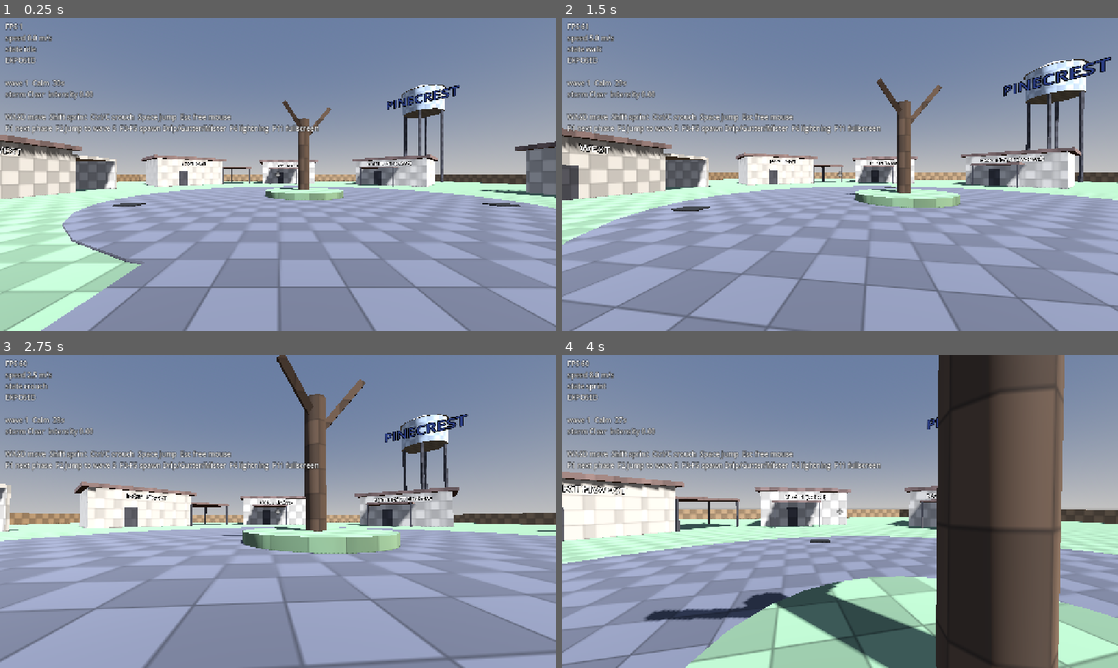
Above: before the commit, frames 1-4 (two rows, left to right).
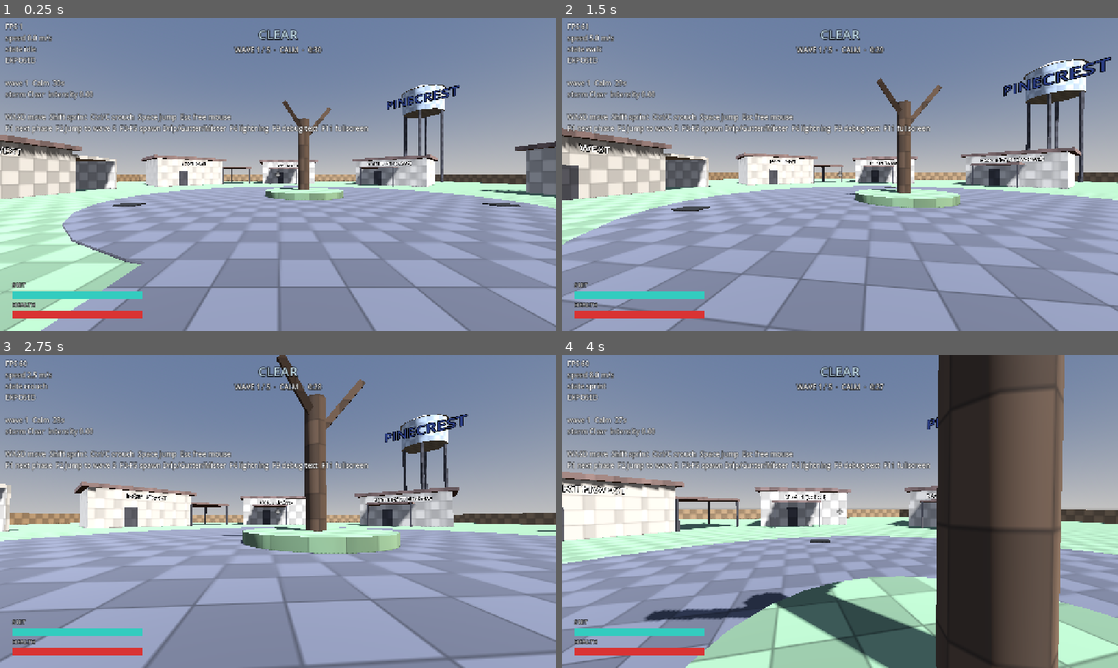
Above: after the commit, the same moments.

Repository: SamuelGrady/fallout-forecast
Game: Godot game, scene res://main.tscn
The game is run twice, just before and just after one commit, with the same random seed, the same clock (stepped at 60 frames per second) and the same inputs.
Inputs (mouse positions are in pixels of both pictures, inside the frame that each line leads up to):
- Up to frame 1 (0.25 s): no input
- Up to frame 2 (1.5 s): tap Enter at 0.5 s; move the mouse to (867, 174) at 0.52 s; hold Ctrl (crouch) 0.53-1.28 s; hold W (move_forward) from 0.53 s (still down); tap Space (jump) at 0.77, 1.07 s; tap Shift (sprint) at 0.8, 1.35 s; move the mouse to (812, 174) at 1.27 s
- Up to frame 3 (2.75 s): keep holding W (move_forward); tap Space (jump) at 1.52, 1.55, 1.82, 2.1 s; move the mouse to (289, 505) at 2.02 s; hold Ctrl (crouch) from 2.03 s (still down)
- Up to frame 4 (4 s): keep holding W (move_forward); move the mouse to (834, 517) at 2.77 s; release Ctrl (crouch) at 2.78 s; tap Ctrl (crouch) at 2.85 s; tap Space (jump) at 3.02, 3.32, 3.77, 3.8 s; tap Shift (sprint) at 3.05 s; move the mouse to (878, 514) at 3.52 s; hold Shift (sprint) from 3.53 s (still down)

The runs differ from the first frame. In frame 1, 1.9% of the frame differs, in the area x 2-67%, y 3-96%; in frame 2, 1.9%; in frame 3, 1.9%; in frame 4, 1.9%.

Commit message:
Add run HUD: health/suit bars, EXPOSED warning, storm/wave/timer, teammate cards, weapon slot; F9 hides debug text

Diff:
--- a/main.tscn
+++ b/main.tscn
@@ -7,6 +7,8 @@
 [ext_resource type="Script" path="res://weather/lightning_fx.gd" id="4_272bh"]
 [ext_resource type="PackedScene" path="res://ui/debug_hud.tscn" id="5_4c57u"]
 [ext_resource type="Script" path="res://enemies/enemy_spawner.gd" id="5_7mycd"]
+[ext_resource type="PackedScene" path="res://ui/hud.tscn" id="7_kek77"]
+[ext_resource type="Script" path="res://ui/hud.gd" id="8_4c57u"]
 
 [node name="Main" type="Node3D" unique_id=678177633]
 script = ExtResource("1_7mycd")
@@ -26,4 +28,7 @@
 [node name="Enemies" type="Node3D" parent="." unique_id=266724862]
 script = ExtResource("5_7mycd")
 
+[node name="HUD" type="CanvasLayer" parent="." unique_id=1209170969 instance=ExtResource("7_kek77")]
+script = ExtResource("8_4c57u")
+
 [node name="DebugHUD" parent="." unique_id=1779811462 instance=ExtResource("5_4c57u")]
--- a/ui/debug_hud.gd
+++ b/ui/debug_hud.gd
@@ -1,7 +1,13 @@
 extends CanvasLayer
-## Graybox debug readout: FPS, speed, movement state, shelter state.
+## Graybox debug readout: FPS, speed, movement state, shelter state, weather.
+## F9 toggles it.
 
 @onready var info: Label = $Info
+
+
+func _unhandled_input(event: InputEvent) -> void:
+	if event is InputEventKey and event.pressed and not event.echo and event.keycode == KEY_F9:
+		visible = not visible
 
 
 func _process(_delta: float) -> void:
@@ -10,7 +16,7 @@
 		info.text = "no local player"
 		return
 	var speed := Vector2(player.velocity.x, player.velocity.z).length()
-	info.text = "FPS %d\nspeed %.1f m/s\nstate %s\n%s\n\nwave %d  %s  %ds\nstorm %s  intensity %.2f\n\nWASD move  Shift sprint  Ctrl/C crouch  Space jump  Esc free mouse\nF1 next phase  F2 jump to wave 5  F3-F5 spawn Drip/Gutter/Mister  F6 lightning  F11 fullscreen" % [
+	info.text = "FPS %d\nspeed %.1f m/s\nstate %s\n%s\n\nwave %d  %s  %ds\nstorm %s  intensity %.2f\n\nWASD move  Shift sprint  Ctrl/C crouch  Space jump  Esc free mouse\nF1 next phase  F2 jump to wave 5  F3-F5 spawn Drip/Gutter/Mister  F6 lightning  F9 debug text  F11 fullscreen" % [
 		Engine.get_frames_per_second(),
 		speed,
 		player.get_move_state(),
--- a/ui/debug_hud.tscn
+++ b/ui/debug_hud.tscn
@@ -12,22 +12,3 @@
 offset_bottom = 8.0
 theme_override_colors/font_outline_color = Color(0, 0, 0, 1)
 theme_override_constants/outline_size = 4
-
-[node name="Crosshair" type="Label" parent="." unique_id=360037268]
-anchors_preset = 8
-anchor_left = 0.5
-anchor_top = 0.5
-anchor_right = 0.5
-anchor_bottom = 0.5
-offset_left = -5.0
-offset_top = -11.5
-offset_right = 5.0
-offset_bottom = 11.5
-grow_horizontal = 2
-grow_vertical = 2
-theme_override_font_sizes/font_size = 24
-theme_override_colors/font_outline_color = Color(0, 0, 0, 1)
-theme_override_constants/outline_size = 4
-text = "+"
-horizontal_alignment = 1
-vertical_alignment = 1
--- /dev/null
+++ b/ui/hud.gd
@@ -0,0 +1,100 @@
+extends CanvasLayer
+## Run HUD (design doc "UI and game flow"):
+## - bottom left: health and suit integrity bars, EXPOSED warning that flashes in rain
+## - bottom right: weapon and ammo (shown once the player has them)
+## - top center: storm state, wave number and phase timer
+## - left edge: one card per teammate with name, health, suit, downed/Turned state
+##
+## It reads plain properties off Player nodes and falls back to defaults when
+## a property doesn't exist yet: health, max_health, suit_integrity,
+## display_name, state ("ok", "downed", "turned"), weapon_name, ammo, max_ammo.
+## Week 3 restyles it with the pixel font.
+
+const TeammateCard := preload("res://ui/teammate_card.tscn")
+
+const STORM_COLORS := [Color(0.75, 0.85, 0.9), Color(0.6, 0.8, 1.0), Color(0.45, 0.6, 1.0), Color(0.5, 1.0, 0.35)]
+
+@onready var health_bar: ProgressBar = %HealthBar
+@onready var suit_bar: ProgressBar = %SuitBar
+@onready var exposed_label: Label = %ExposedLabel
+@onready var storm_label: Label = %StormLabel
+@onready var wave_label: Label = %WaveLabel
+@onready var weapon_label: Label = %WeaponLabel
+@onready var ammo_label: Label = %AmmoLabel
+@onready var teammates: VBoxContainer = %Teammates
+
+var _cards := {}
+var _time := 0.0
+
+
+func _process(delta: float) -> void:
+	_time += delta
+	var player := get_tree().get_first_node_in_group("local_player")
+	_update_storm()
+	if player == null:
+		return
+	_update_vitals(player)
+	_update_weapon(player)
+	_update_teammates(player)
+
+
+func _update_storm() -> void:
+	storm_label.text = WeatherManager.storm_name().to_upper()
+	storm_label.modulate = STORM_COLORS[WeatherManager.storm_state]
+	var seconds := ceili(WeatherManager.phase_time_left)
+	wave_label.text = "WAVE %d / %d  ·  %s  ·  %d:%02d" % [
+		WeatherManager.wave, WeatherManager.FINAL_WAVE, WeatherManager.phase_name().to_upper(),
+		seconds / 60, seconds % 60]
+
+
+func _update_vitals(player: Node) -> void:
+	health_bar.max_value = _num(player, "max_health", 100.0)
+	health_bar.value = _num(player, "health", health_bar.max_value)
+	suit_bar.value = _num(player, "suit_integrity", 100.0)
+	var exposed_in_rain: bool = player.get("exposed") != false and WeatherManager.is_raining()
+	exposed_label.visible = exposed_in_rain
+	if exposed_in_rain:
+		exposed_label.modulate.a = 0.55 + 0.45 * sin(_time * 8.0)
+
+
+func _update_weapon(player: Node) -> void:
+	var weapon = player.get("weapon_name")
+	weapon_label.visible = weapon != null
+	ammo_label.visible = weapon != null and player.get("ammo") != null
+	if weapon != null:
+		weapon_label.text = str(weapon).to_upper()
+	if ammo_label.visible:
+		var max_ammo = player.get("max_ammo")
+		ammo_label.text = str(player.get("ammo")) + ("" if max_ammo == null else " / %s" % max_ammo)
+
+
+func _update_teammates(local: Node) -> void:
+	var seen := {}
+	for other in get_tree().get_nodes_in_group("players"):
+		if other == local:
+			continue
+		seen[other] = true
+		if not _cards.has(other):
+			var card := TeammateCard.instantiate()
+			teammates.add_child(card)
+			_cards[other] = card
+		var c: Control = _cards[other]
+		var display = other.get("display_name")
+		c.get_node("%Name").text = str(display if display != null else other.name).to_upper()
+		var hp: ProgressBar = c.get_node("%Health")
+		hp.max_value = _num(other, "max_health", 100.0)
+		hp.value = _num(other, "health", hp.max_value)
+		(c.get_node("%Suit") as ProgressBar).value = _num(other, "suit_integrity", 100.0)
+		var state := str(other.get("state")) if other.get("state") != null else "ok"
+		var state_label: Label = c.get_node("%State")
+		state_label.visible = state != "ok"
+		state_label.text = state.to_upper()
+	for gone in _cards.keys():
+		if not seen.has(gone):
+			_cards[gone].queue_free()
+			_cards.erase(gone)
+
+
+func _num(node: Node, property: String, fallback: float) -> float:
+	var value = node.get(property)
+	return float(value) if value != null else fallback
--- /dev/null
+++ b/ui/hud.tscn
@@ -0,0 +1,170 @@
+[gd_scene format=3]
+
+[ext_resource type="Script" path="res://ui/hud.gd" id="1_rbyyf"]
+
+[sub_resource type="StyleBoxFlat" id="StyleBoxFlat_276te"]
+bg_color = Color(0, 0, 0, 0.55)
+border_width_left = 2
+border_width_top = 2
+border_width_right = 2
+border_width_bottom = 2
+border_color = Color(0, 0, 0, 0.8)
+
+[sub_resource type="StyleBoxFlat" id="StyleBoxFlat_546lt"]
+bg_color = Color(0.2, 0.8, 0.75, 1)
+
+[sub_resource type="StyleBoxFlat" id="StyleBoxFlat_7ihmi"]
+bg_color = Color(0, 0, 0, 0.55)
+border_width_left = 2
+border_width_top = 2
+border_width_right = 2
+border_width_bottom = 2
+border_color = Color(0, 0, 0, 0.8)
+
+[sub_resource type="StyleBoxFlat" id="StyleBoxFlat_en2x2"]
+bg_color = Color(0.85, 0.2, 0.2, 1)
+
+[node name="HUD" type="CanvasLayer" unique_id=1209170969]
+script = ExtResource("1_rbyyf")
+
+[node name="BottomLeft" type="VBoxContainer" parent="." unique_id=1154127762]
+anchors_preset = 2
+anchor_top = 1.0
+anchor_bottom = 1.0
+offset_left = 28.0
+offset_bottom = -28.0
+grow_vertical = 0
+theme_override_constants/separation = 4
+
+[node name="ExposedLabel" type="Label" parent="BottomLeft" unique_id=2066898322]
+unique_name_in_owner = true
+visible = false
+layout_mode = 2
+theme_override_font_sizes/font_size = 26
+theme_override_colors/font_color = Color(0.6, 1, 0.35, 1)
+theme_override_colors/font_outline_color = Color(0, 0, 0, 1)
+theme_override_constants/outline_size = 6
+text = "EXPOSED"
+
+[node name="SuitText" type="Label" parent="BottomLeft" unique_id=1677850663]
+layout_mode = 2
+theme_override_font_sizes/font_size = 14
+theme_override_colors/font_color = Color(1, 1, 1, 1)
+theme_override_colors/font_outline_color = Color(0, 0, 0, 1)
+theme_override_constants/outline_size = 6
+text = "SUIT"
+
+[node name="SuitBar" type="ProgressBar" parent="BottomLeft" unique_id=1726055516]
+unique_name_in_owner = true
+custom_minimum_size = Vector2(300, 18)
+layout_mode = 2
+theme_override_styles/background = SubResource("StyleBoxFlat_276te")
+theme_override_styles/fill = SubResource("StyleBoxFlat_546lt")
+value = 100.0
+show_percentage = false
+
+[node name="HealthText" type="Label" parent="BottomLeft" unique_id=1795555925]
+layout_mode = 2
+theme_override_font_sizes/font_size = 14
+theme_override_colors/font_color = Color(1, 1, 1, 1)
+theme_override_colors/font_outline_color = Color(0, 0, 0, 1)
+theme_override_constants/outline_size = 6
+text = "HEALTH"
+
+[node name="HealthBar" type="ProgressBar" parent="BottomLeft" unique_id=1647562005]
+unique_name_in_owner = true
+custom_minimum_size = Vector2(300, 18)
+layout_mode = 2
+theme_override_styles/background = SubResource("StyleBoxFlat_7ihmi")
+theme_override_styles/fill = SubResource("StyleBoxFlat_en2x2")
+value = 100.0
+show_percentage = false
+
+[node name="BottomRight" type="VBoxContainer" parent="." unique_id=1232283347]
+anchors_preset = 3
+anchor_left = 1.0
+anchor_top = 1.0
+anchor_right = 1.0
+anchor_bottom = 1.0
+offset_right = -28.0
+offset_bottom = -28.0
+grow_horizontal = 0
+grow_vertical = 0
+alignment = 2
+
+[node name="WeaponLabel" type="Label" parent="BottomRight" unique_id=500020069]
+unique_name_in_owner = true
+visible = false
+layout_mode = 2
+theme_override_font_sizes/font_size = 22
+theme_override_colors/font_color = Color(1, 1, 1, 1)
+theme_override_colors/font_outline_color = Color(0, 0, 0, 1)
+theme_override_constants/outline_size = 6
+text = "WEAPON"
+horizontal_alignment = 2
+
+[node name="AmmoLabel" type="Label" parent="BottomRight" unique_id=685864931]
+unique_name_in_owner = true
+visible = false
+layout_mode = 2
+theme_override_font_sizes/font_size = 34
+theme_override_colors/font_color = Color(1, 1, 1, 1)
+theme_override_colors/font_outline_color = Color(0, 0, 0, 1)
+theme_override_constants/outline_size = 6
+text = "0 / 0"
+horizontal_alignment = 2
+
+[node name="TopCenter" type="VBoxContainer" parent="." unique_id=1381826694]
+anchors_preset = 5
+anchor_left = 0.5
+anchor_right = 0.5
+offset_top = 16.0
+grow_horizontal = 2
+
+[node name="StormLabel" type="Label" parent="TopCenter" unique_id=361088426]
+unique_name_in_owner = true
+layout_mode = 2
+theme_override_font_sizes/font_size = 30
+theme_override_colors/font_color = Color(1, 1, 1, 1)
+theme_override_colors/font_outline_color = Color(0, 0, 0, 1)
+theme_override_constants/outline_size = 6
+text = "CLEAR"
+horizontal_alignment = 1
+
+[node name="WaveLabel" type="Label" parent="TopCenter" unique_id=1759821925]
+unique_name_in_owner = true
+layout_mode = 2
+theme_override_font_sizes/font_size = 16
+theme_override_colors/font_color = Color(1, 1, 1, 1)
+theme_override_colors/font_outline_color = Color(0, 0, 0, 1)
+theme_override_constants/outline_size = 6
+text = "WAVE 1 / 5"
+horizontal_alignment = 1
+
+[node name="Teammates" type="VBoxContainer" parent="." unique_id=1591148370]
+unique_name_in_owner = true
+anchors_preset = 4
+anchor_top = 0.5
+anchor_bottom = 0.5
+offset_left = 16.0
+grow_vertical = 2
+theme_override_constants/separation = 8
+
+[node name="Crosshair" type="Label" parent="." unique_id=360037269]
+anchors_preset = 8
+anchor_left = 0.5
+anchor_top = 0.5
+anchor_right = 0.5
+anchor_bottom = 0.5
+offset_left = -5.0
+offset_top = -11.5
+offset_right = 5.0
+offset_bottom = 11.5
+grow_horizontal = 2
+grow_vertical = 2
+theme_override_font_sizes/font_size = 24
+theme_override_colors/font_outline_color = Color(0, 0, 0, 1)
+theme_override_constants/outline_size = 4
+text = "+"
+horizontal_alignment = 1
+vertical_alignment = 1
--- /dev/null
+++ b/ui/teammate_card.tscn
@@ -0,0 +1,79 @@
+[gd_scene format=3]
+
+[sub_resource type="StyleBoxFlat" id="StyleBoxFlat_5pp6w"]
+content_margin_left = 8.0
+content_margin_top = 8.0
+content_margin_right = 8.0
+content_margin_bottom = 8.0
+bg_color = Color(0, 0, 0, 0.45)
+corner_radius_top_left = 4
+corner_radius_top_right = 4
+corner_radius_bottom_right = 4
+corner_radius_bottom_left = 4
+
+[sub_resource type="StyleBoxFlat" id="StyleBoxFlat_ieqnn"]
+bg_color = Color(0, 0, 0, 0.55)
+border_width_left = 2
+border_width_top = 2
+border_width_right = 2
+border_width_bottom = 2
+border_color = Color(0, 0, 0, 0.8)
+
+[sub_resource type="StyleBoxFlat" id="StyleBoxFlat_1jjn1"]
+bg_color = Color(0.85, 0.2, 0.2, 1)
+
+[sub_resource type="StyleBoxFlat" id="StyleBoxFlat_qbyij"]
+bg_color = Color(0, 0, 0, 0.55)
+border_width_left = 2
+border_width_top = 2
+border_width_right = 2
+border_width_bottom = 2
+border_color = Color(0, 0, 0, 0.8)
+
+[sub_resource type="StyleBoxFlat" id="StyleBoxFlat_1ehng"]
+bg_color = Color(0.2, 0.8, 0.75, 1)
+
+[node name="TeammateCard" type="PanelContainer" unique_id=1133872603]
+custom_minimum_size = Vector2(170, 0)
+theme_override_styles/panel = SubResource("StyleBoxFlat_5pp6w")
+
+[node name="VBox" type="VBoxContainer" parent="." unique_id=1902246759]
+layout_mode = 2
+theme_override_constants/separation = 3
+
+[node name="Name" type="Label" parent="VBox" unique_id=863844386]
+unique_name_in_owner = true
+layout_mode = 2
+theme_override_font_sizes/font_size = 15
+theme_override_colors/font_color = Color(1, 1, 1, 1)
+theme_override_colors/font_outline_color = Color(0, 0, 0, 1)
+theme_override_constants/outline_size = 6
+text = "PLAYER"
+
+[node name="Health" type="ProgressBar" parent="VBox" unique_id=1580490776]
+unique_name_in_owner = true
+custom_minimum_size = Vector2(150, 8)
+layout_mode = 2
+theme_override_styles/background = SubResource("StyleBoxFlat_ieqnn")
+theme_override_styles/fill = SubResource("StyleBoxFlat_1jjn1")
+value = 100.0
+show_percentage = false
+
+[node name="Suit" type="ProgressBar" parent="VBox" unique_id=266828423]
+unique_name_in_owner = true
+custom_minimum_size = Vector2(150, 8)
+layout_mode = 2
+theme_override_styles/background = SubResource("StyleBoxFlat_qbyij")
+theme_override_styles/fill = SubResource("StyleBoxFlat_1ehng")
+value = 100.0
+show_percentage = false
+
+[node name="State" type="Label" parent="VBox" unique_id=2082247284]
+unique_name_in_owner = true
+visible = false
+layout_mode = 2
+theme_override_font_sizes/font_size = 14
+theme_override_colors/font_color = Color(1, 0.5, 0.3, 1)
+theme_override_colors/font_outline_color = Color(0, 0, 0, 1)
+theme_override_constants/outline_size = 6
+text = "DOWNED"
Not shown, added: ui/hud.gd.uid
